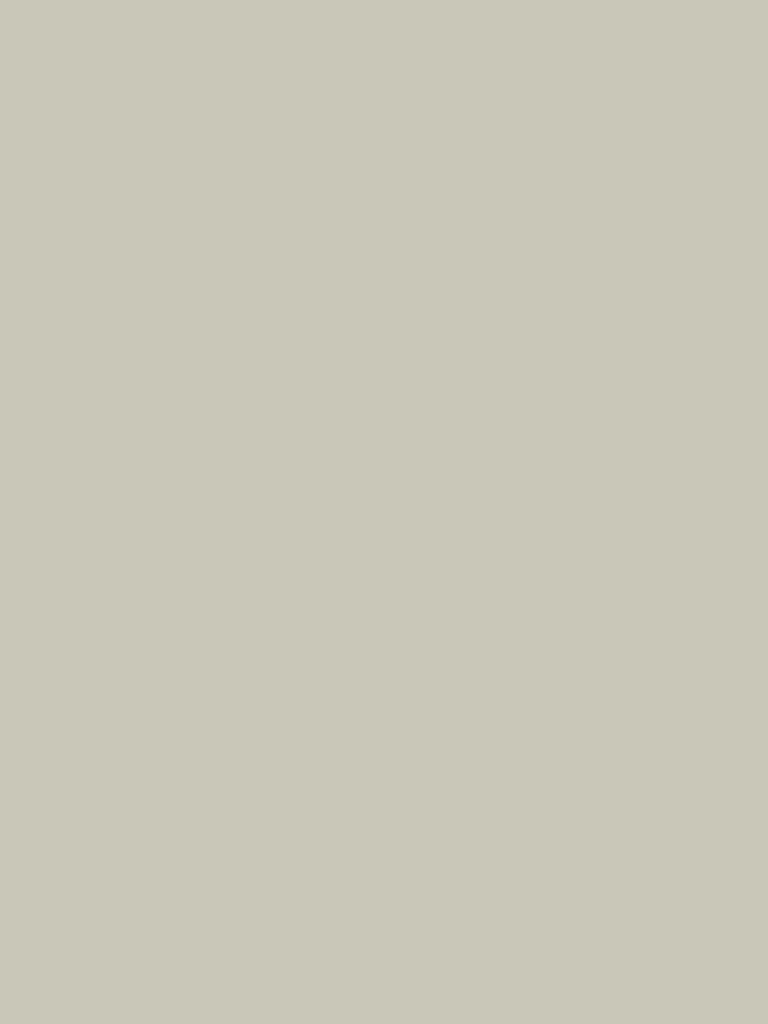
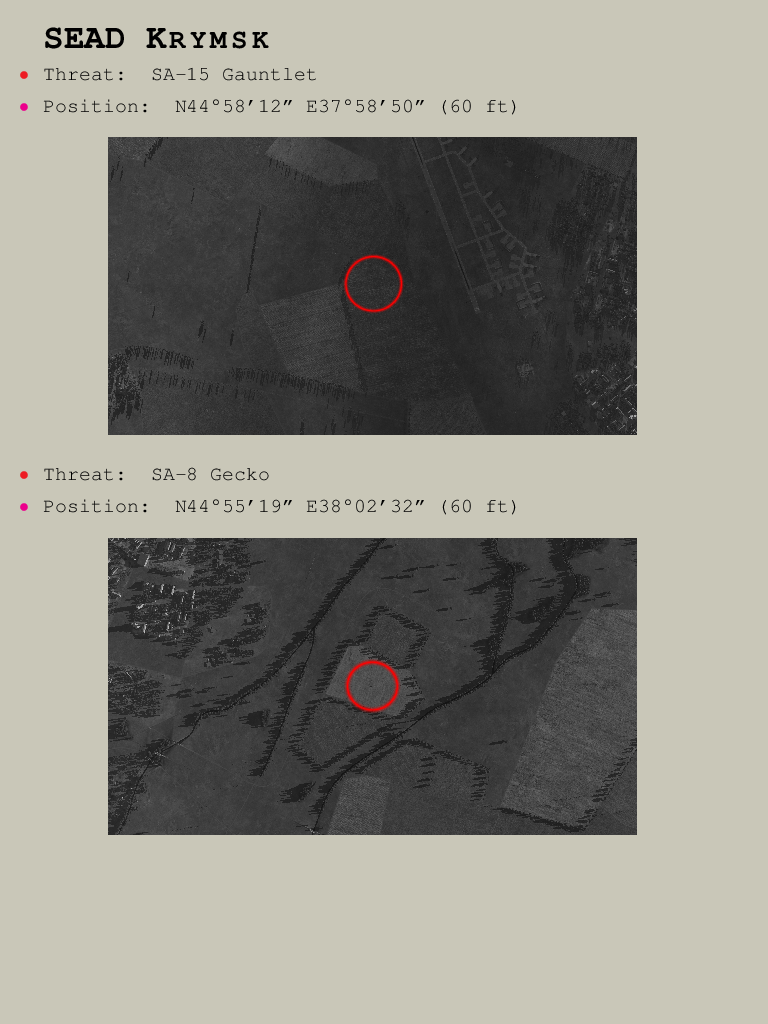
Two versions of the same layered image (768 × 1024). Layer-by-layer changes:
added layer "Clipboard" above "Layer" over [20, 27, 637, 835]
